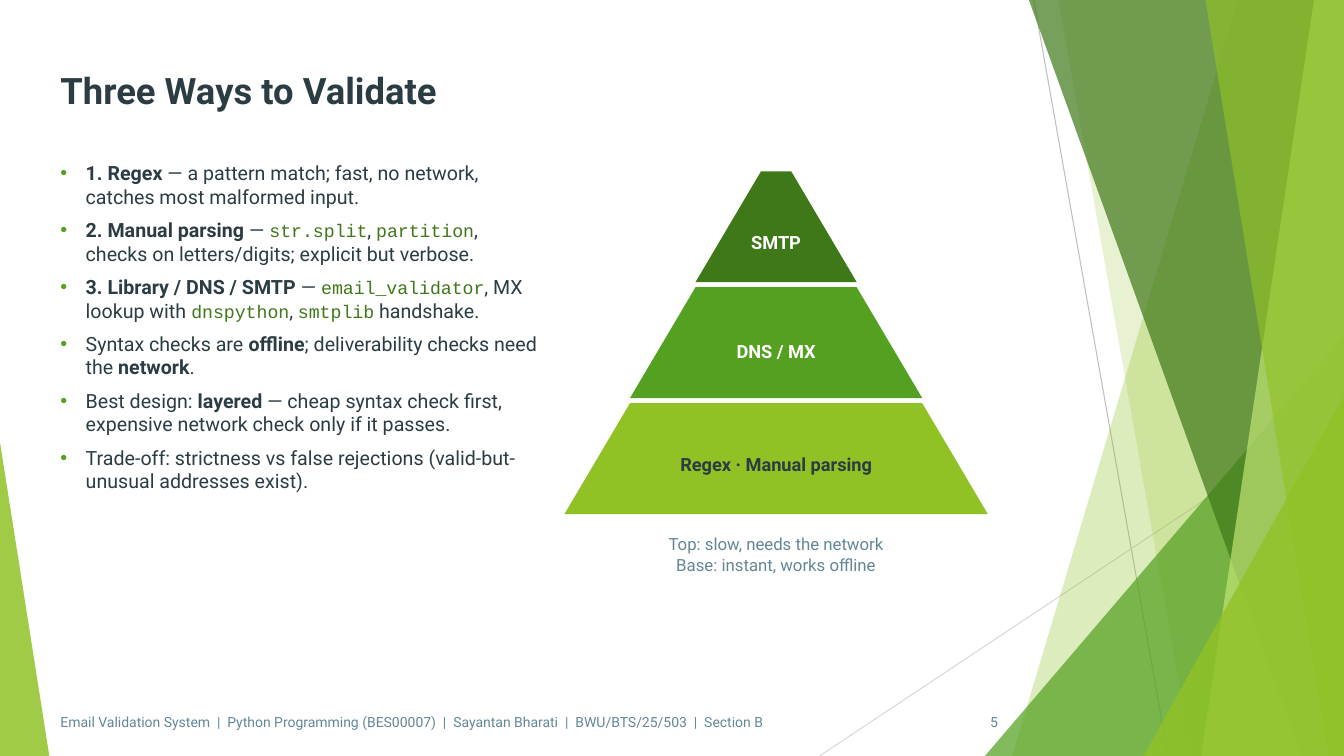
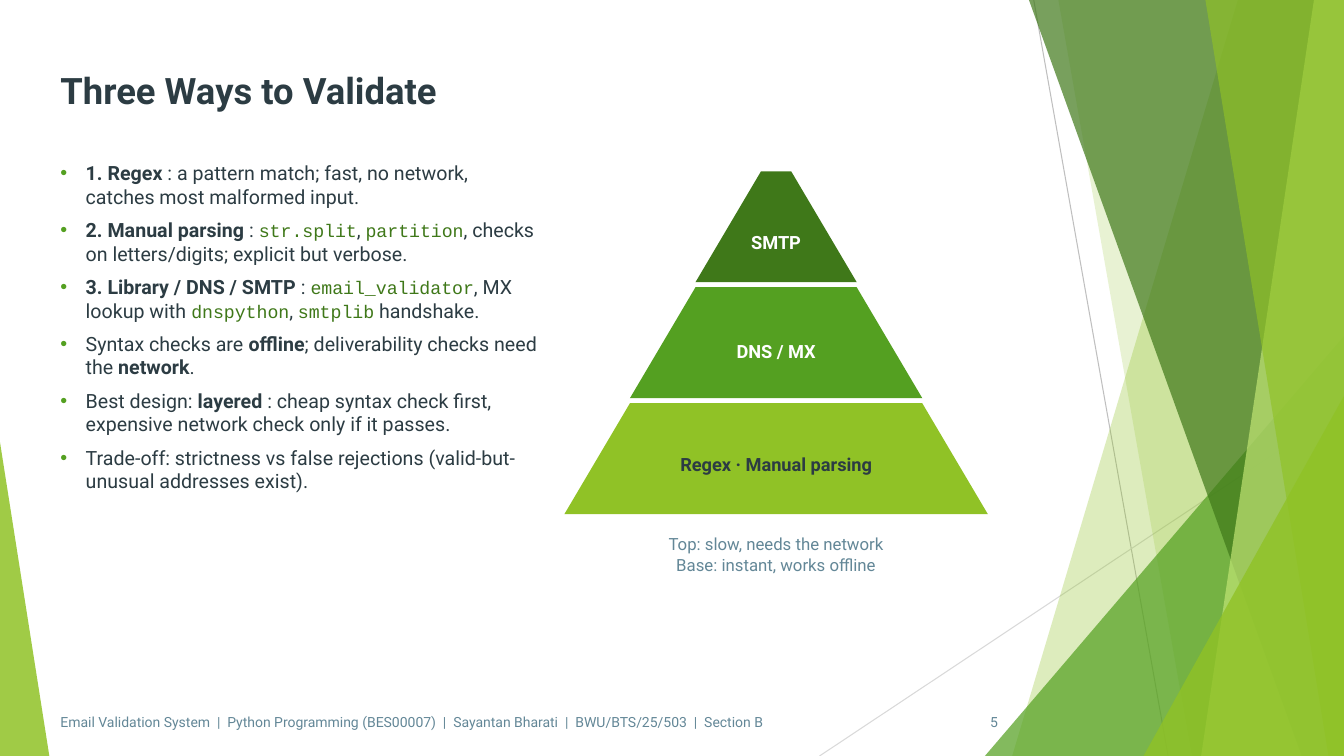
Before and after one commit to Sayantan-B-dev/SM_BtechSyllabusBWU, a slide deck: slide 5 of 3rdSem/Assignments/pptx/python/PPT_BES00007_Python_Sayantan_Bharati.pptx. Drawn at 1344x756 pixels with LibreOffice and Linux fonts; fonts in the diff are those of the drawing; background and template pictures are left out. Boxes give left, top, right and bottom in pixels: in the first picture for what was removed or moved away, otherwise in the second. Text is boxed around its words. In the diff, an @@ line names an element or a change of style, - is before the commit and + after.

```diff
--- a/3rdSem/Assignments/pptx/python/PPT_BES00007_Python_Sayantan_Bharati.pptx
+++ b/3rdSem/Assignments/pptx/python/PPT_BES00007_Python_Sayantan_Bharati.pptx
@@ text at (x1=86, y1=165, x2=534, y2=322): text changed @@
-• 1. Regex — a pattern match; fast, no network, catches most malformed input.
-• 2. Manual parsing — str.split, partition, checks on letters/digits; explicit but verbose.
-• 3. Library / DNS / SMTP — email_validator, MX lookup with dnspython, smtplib handshake.
+• 1. Regex : a pattern match; fast, no network, catches most malformed input.
+• 2. Manual parsing : str.split, partition, checks on letters/digits; explicit but verbose.
+• 3. Library / DNS / SMTP : email_validator, MX lookup with dnspython, smtplib handshake.
@@ text at (x1=86, y1=393, x2=491, y2=435): text changed @@
-• Best design: layered — cheap syntax check first, expensive network check only if it passes.
+• Best design: layered : cheap syntax check first, expensive network check only if it passes.
```
Also in this commit, not shown: 11 other slides changed, 1 other file.
